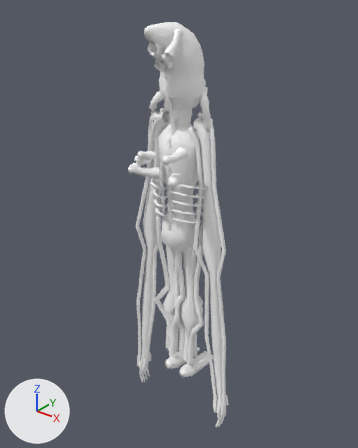
The glTF model put_a_sock_in_it/assets/people/crawler.glb as it was, and as the next commit left it.
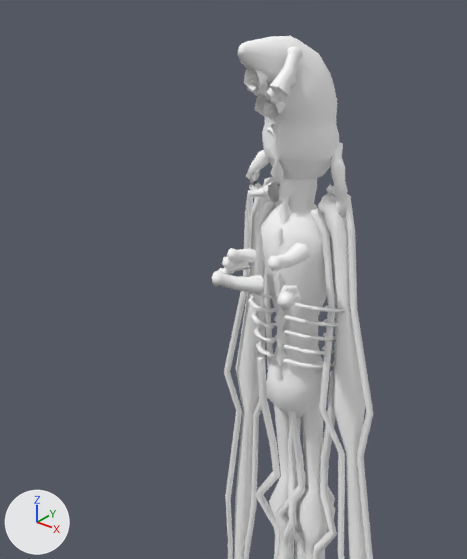
Each version appears first whole from a camera (50 mm lens) standing at (0.785, -0.99, 1.151) and looking at (-0.017, 0.013, 0.529), and next in a close-up on the part from 0% to 79% of the width and 0% to 76% of the height. Lighting does not change. The marker at lower left points along +X, +Y and +Z. The first two pictures are the older version. Vertices at exactly the same position are counted once.

Names of what the first close-up shows: 'crawler'.
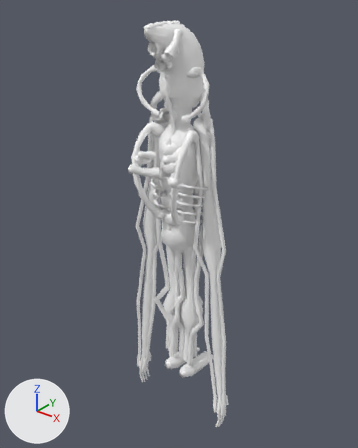
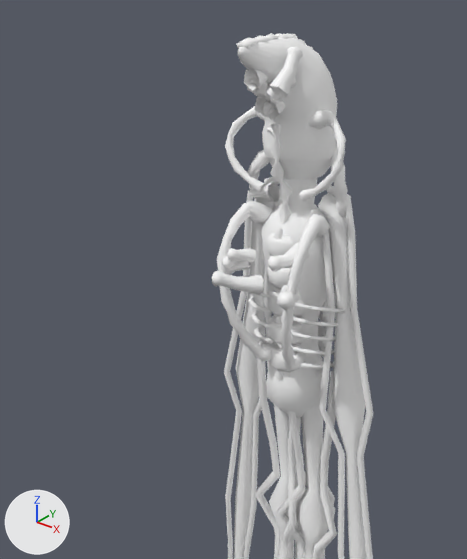
Boxes [x1, y1, x2, y2] around the edits, measured in the close-ups (467 x 559 px):
```json
{"object": "crawler", "change": "reshaped", "before": [212, 36, 373, 559], "after": [212, 33, 373, 559]}
{"part": 1, "of": "me_crawler", "change": "added", "after": [217, 33, 346, 372]}
```

Edits to the scene script, one JSON object a line:
```json
{"block": "me_crawler", "where": "# used by ob_crawler; location = (0.0, 0.0, 0.0)"}
{"op": "remove", "block": "me_crawler", "code": "me_crawler.from_pydata(...)  # 2252 vertices, 4076 faces; spans x -0.185..0.185, y -0.143..0.122, z -0.136..1.071"}
{"op": "add", "block": "me_crawler", "code": "me_crawler.from_pydata(...)  # 3076 vertices, 5546 faces; spans x -0.185..0.185, y -0.143..0.122, z -0.136..1.075"}
{"block": "me_crawler", "change": "me_crawler part 1: 824 vertices added at x -0.112..0.112, y -0.124..0.063, z 0.555..1.075"}
```
